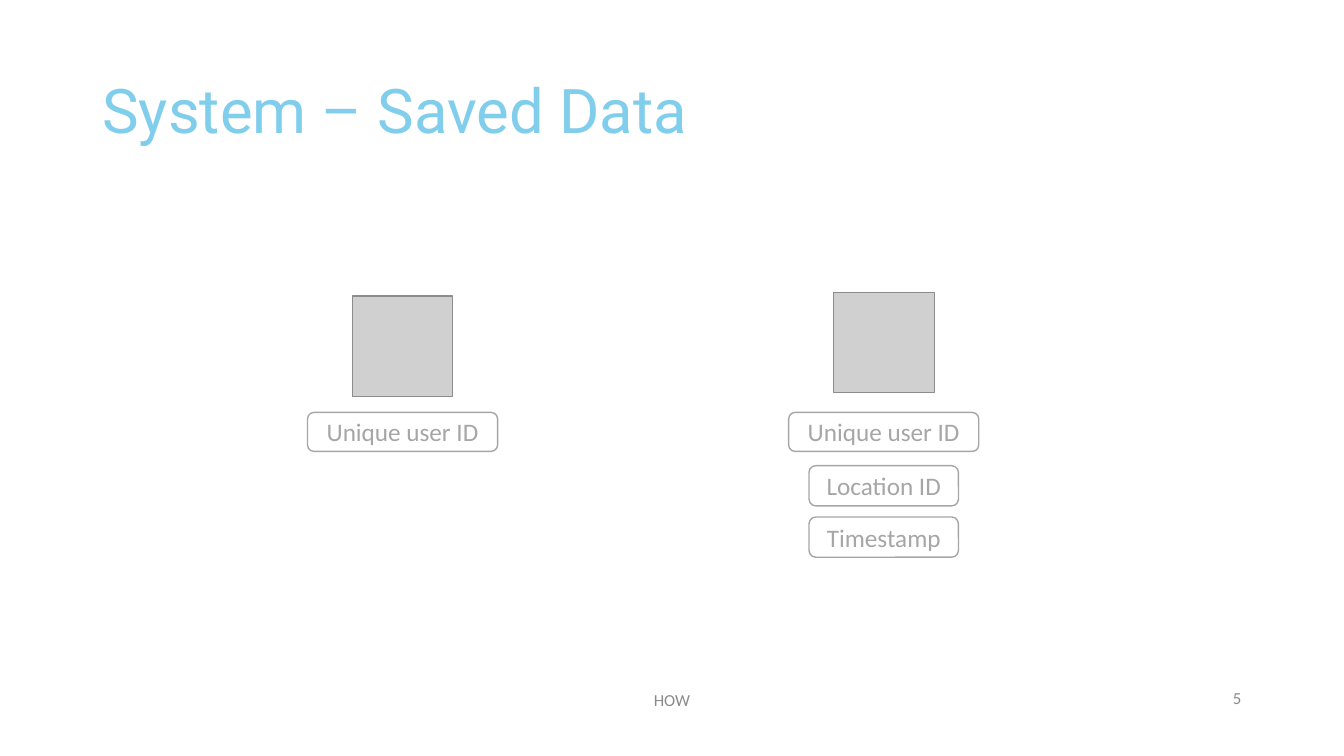
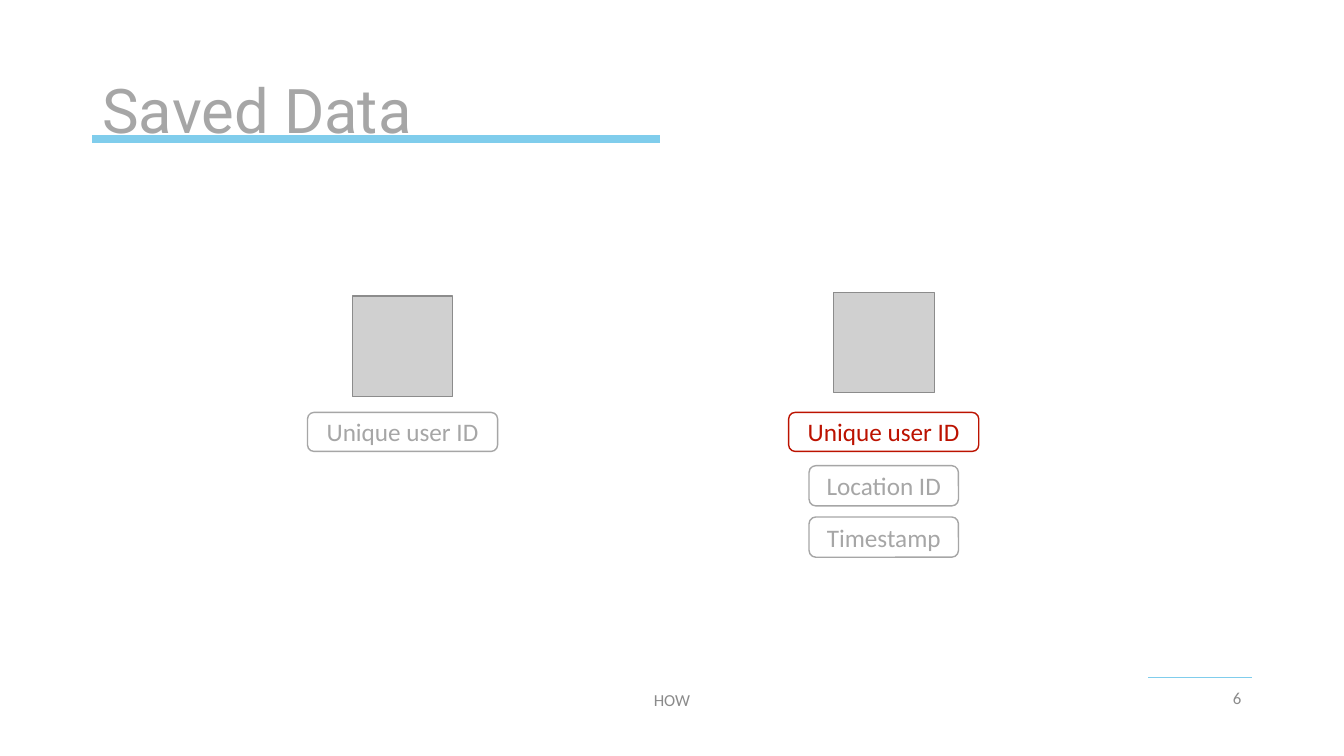
Before and after one commit to michael-spengler/Tracer-wwi19dsa, a slide deck: slide 6 of business/Tracer.pptx (slide 5 before the commit). Drawn at 1344x756 pixels with LibreOffice and Linux fonts; fonts in the diff are those of the drawing; grey boxes stand for pictures; background and template pictures are left out. Boxes give left, top, right and bottom in pixels: in the first picture for what was removed or moved away, otherwise in the second. Text is boxed around its words. In the diff, an @@ line names an element or a change of style, - is before the commit and + after.

Commit message:
v1 pitch

```diff
--- a/business/Tracer.pptx
+++ b/business/Tracer.pptx
@@ title at (102,87,411,143): text changed; text colour #80CDEC to #A6A6A6 @@
-System – Saved Data
+Saved Data
@@ line added from (93, 139) to (659, 139), #80CDEC 6 pt @@
@@ rounded rectangle "Unique user ID" at (788,412,979,452): text colour #A6A6A6 to #BC1200; outline #A6A6A6 1 pt to #BC1200 1 pt @@
@@ line added from (1148, 678) to (1252, 678), #80CDEC 0.75 pt @@
@@ page number at (1233,693,1241,704): text changed @@
-5
+6
```
Also in this commit, not shown: 6 other slides changed, 1 slide added, 2 other files.
